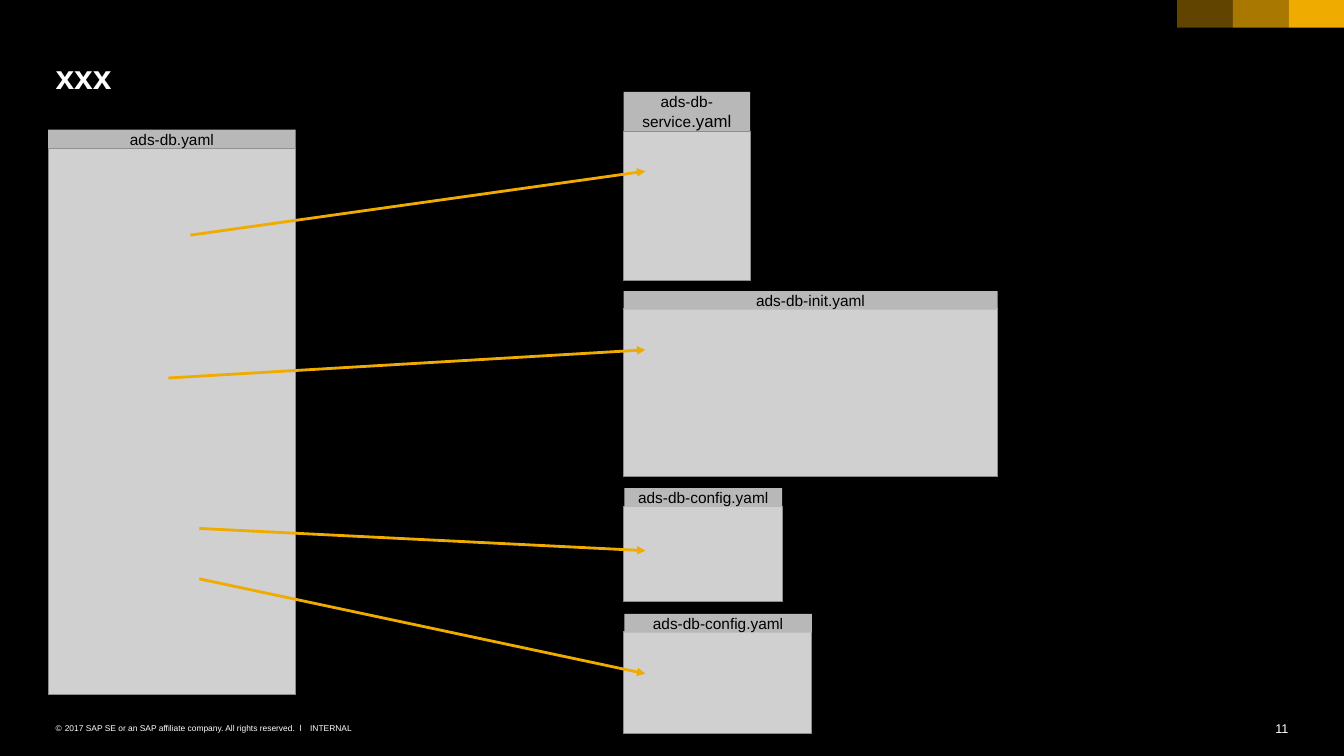
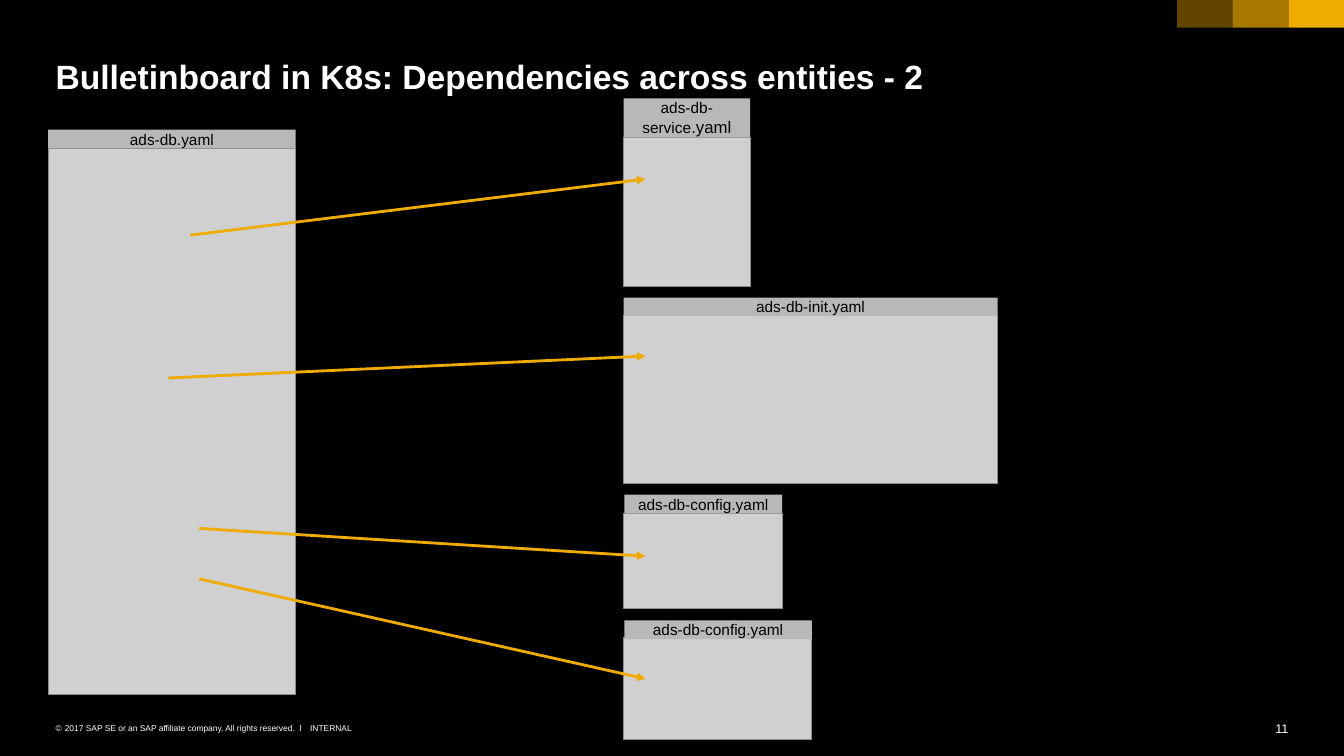
Before and after one commit to cuijiyao01/docker-k8s-training, a slide deck: slide 11 of kubernetes/k8s-bulletinboard/01_k8s-bulletinboard.pptx. Drawn at 1344x756 pixels with LibreOffice and Linux fonts; fonts in the diff are those of the drawing; grey boxes stand for pictures. Boxes give left, top, right and bottom in pixels: in the first picture for what was removed or moved away, otherwise in the second. Text is boxed around its words. In the diff, an @@ line names an element or a change of style, - is before the commit and + after.

```diff
--- a/kubernetes/k8s-bulletinboard/01_k8s-bulletinboard.pptx
+++ b/kubernetes/k8s-bulletinboard/01_k8s-bulletinboard.pptx
@@ title at <box>56,64,923,96</box>: text changed @@
-xxx
+Bulletinboard in K8s: Dependencies across entities - 2
@@ arrow moved from (190, 235) - (645, 171) to (190, 235) - (645, 179) @@
@@ arrow moved from (168, 378) - (645, 350) to (168, 378) - (645, 356) @@
@@ arrow moved from (199, 528) - (645, 550) to (199, 528) - (645, 556) @@
@@ arrow moved from (199, 578) - (645, 673) to (199, 578) - (645, 678) @@
@@ 4 pictures, 4 rectangles: place and size @@
-4 pictures, 4 rectangles at <box>624,92,997,732</box>
+4 pictures, 4 rectangles at <box>624,99,997,740</box>
```
Also in this commit, not shown: 4 other slides changed.
